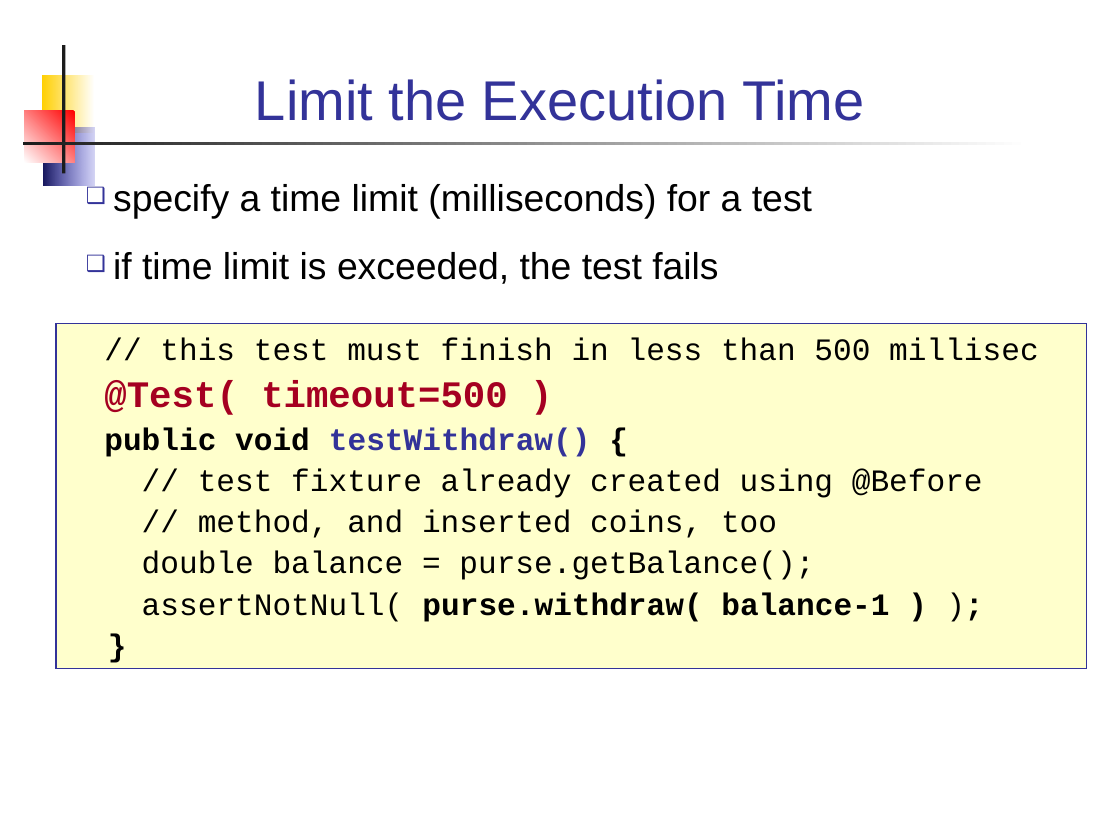
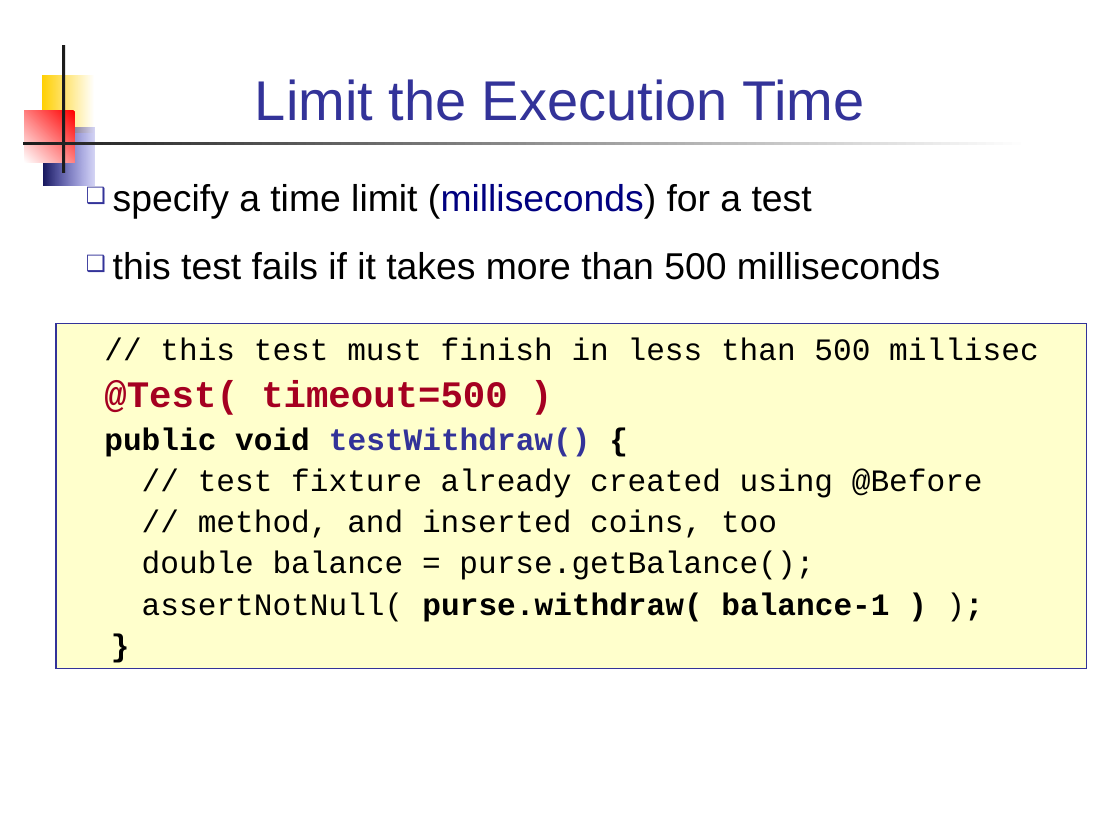
Before and after one commit to skeoop/skeoop.github.io, a slide deck: slide 29 of week10/UnitTesting.ppt (slide 31 before the commit). Drawn at 1120x840 pixels with LibreOffice and Linux fonts; fonts in the diff are those of the drawing. Boxes give left, top, right and bottom in pixels: in the first picture for what was removed or moved away, otherwise in the second. Text is boxed around its words. In the diff, an @@ line names an element or a change of style, - is before the commit and + after.

```diff
--- a/week10/UnitTesting.ppt
+++ b/week10/UnitTesting.ppt
@@ text at (x1=113, y1=184, x2=812, y2=218): text colour #000000 to #000080 in "(milliseconds)" @@
@@ text at (x1=113, y1=252, x2=940, y2=280): text changed @@
-❑ if time limit is exceeded, the test fails
+❑ this test fails if it takes more than 500 milliseconds
```
Also in this commit, not shown: 13 other slides changed, 4 slides added, 5 slides removed, 4 other files.
